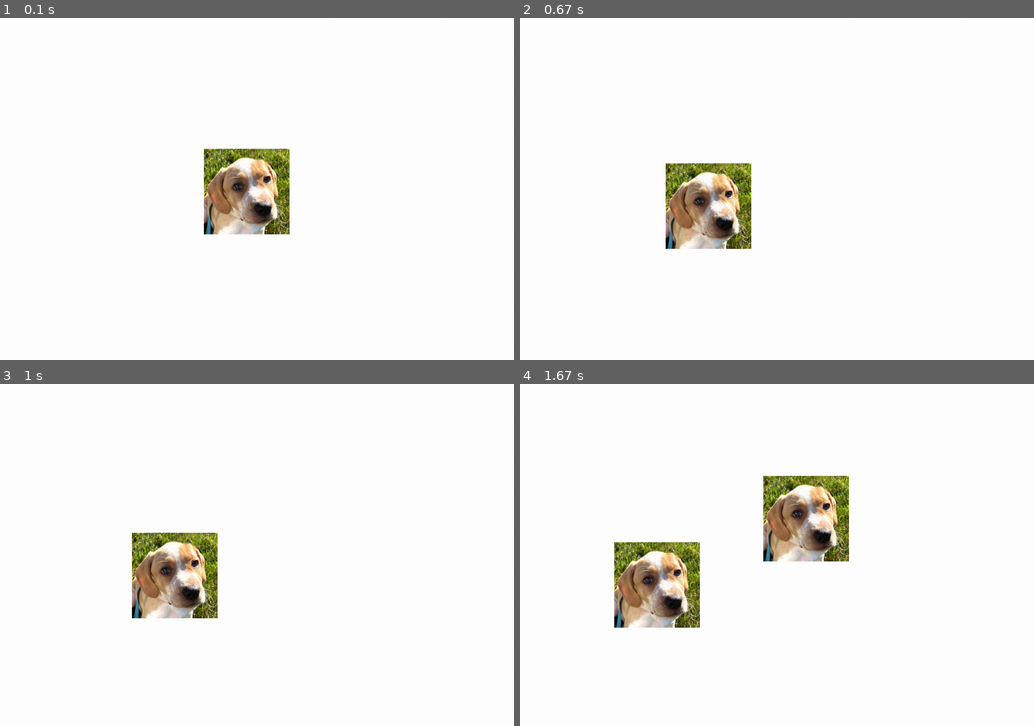
Above: before the commit, frames 1-4 (two rows, left to right).
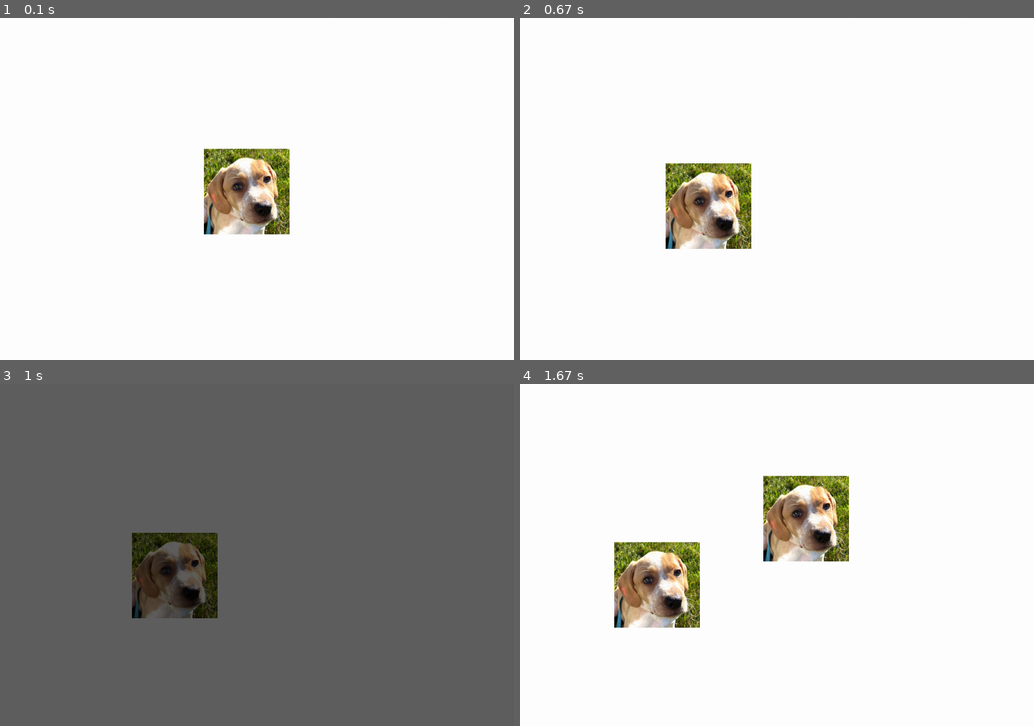
Above: after the commit, the same moments.

Repository: dbiere/PygameGraphicsStudy
Game: pygame game, started from bouncing_banjo.py
The game is run twice, just before and just after one commit, with the same random seed, the same clock (stepped at 60 frames per second) and the same inputs.
Inputs:
- Up to frame 1 (0.1 s): no input
- Up to frame 2 (0.67 s): hold P from 0.33 s (still down)
- Up to frame 3 (1 s): release P at 0.8 s; hold P from 0.83 s (still down)
- Up to frame 4 (1.67 s): release P at 1.3 s; tap Space at 1.33 s

Frames 1-2 are identical in both runs. In frame 3, 100% of the frame differs, in the area x 0-100%, y 0-100%; in frame 4, nothing differs.

Commit message:
Updated pause behavior to darken screen

Diff:
--- a/bouncing_banjo.py
+++ b/bouncing_banjo.py
@@ -22,7 +22,7 @@
     """
 
     def __init__(self):
-        self.running = True
+        self.active = True
 
 
 class Banjo(pygame.sprite.Sprite):
@@ -90,34 +90,42 @@
     pygame.display.set_caption('Graphics Demo - Bouncing Banjo')
     clock = pygame.time.Clock()
 
-    game_running = True
+    game_active = True
 
     # Sprites
     banjos = pygame.sprite.Group()
     banjos.add(generate_random_banjo())
 
+    # Pause screen overlay
+    pause_surface = pygame.Surface((GameConstants.SCREEN_WIDTH, GameConstants.SCREEN_HEIGHT))
+    pause_surface.set_alpha(160) # 0 = transparent, 255 = opaque
+    pause_surface.fill((0, 0, 0))
+
     # Game loop
-    while game_running:
+    while game_active:
 
         # Event loop
         for event in pygame.event.get():
             if event.type == pygame.QUIT:
-                game_running = False
-            if event.type == pygame.KEYUP and event.key == pygame.K_SPACE and state.running:
+                game_active = False
+            if event.type == pygame.KEYUP and event.key == pygame.K_SPACE and state.active:
                 banjos.add(generate_random_banjo())
             if event.type == pygame.KEYUP and event.key == pygame.K_p:
-                if state.running: state.running = False
-                else: state.running = True
+                if state.active: state.active = False
+                else: state.active = True
 
         # Update sprites
-        if state.running:
+        if state.active:
             banjos.update()
 
         # Render
-        if state.running:
-            screen.fill(GameConstants.BACKGROUND_COLOR)
-            banjos.draw(screen)
-            pygame.display.update() # only after drawing everything else
+        screen.fill(GameConstants.BACKGROUND_COLOR)
+        banjos.draw(screen)
+        if not state.active:
+            # darken the screen
+            screen.blit(pause_surface, (0, 0))
+
+        pygame.display.update() # only after drawing everything else
 
         clock.tick(60)
     # End of main game loop
